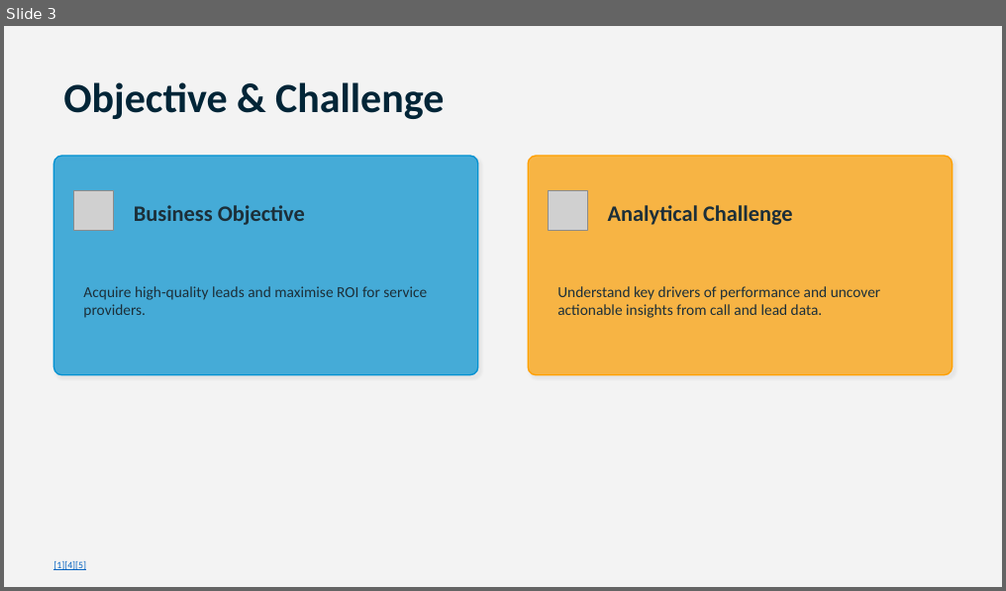
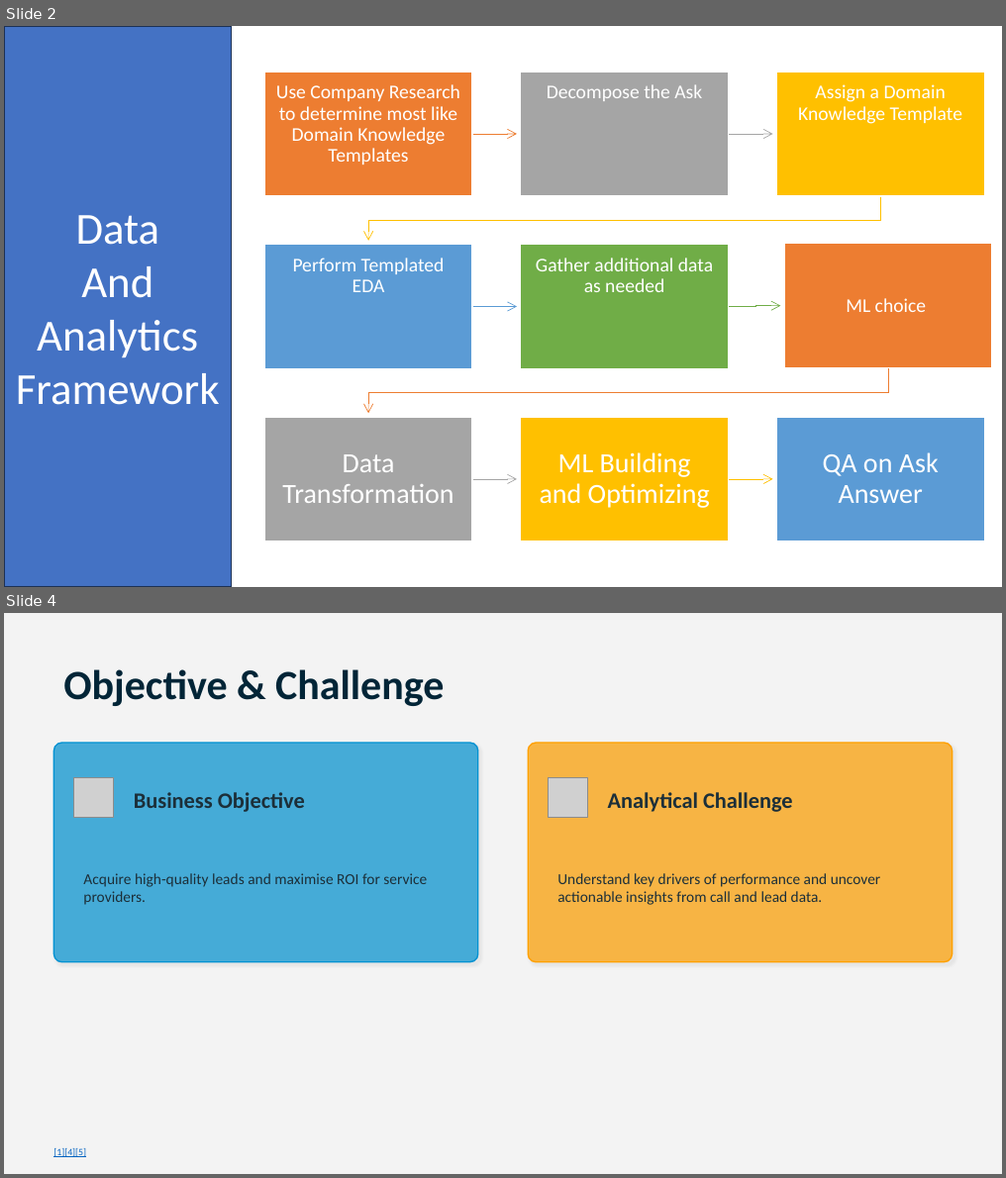
Before and after one commit to tomseeber/elocal_analysis, a slide deck: docs/prep_work/presnation.pptx. Shown one above the other, each under a label of ours: slide 3 before the commit, slides 2 and 4 after it; the slides between them are not shown. The pictures are 1006x591 and 1006x1178 pixels, drawn with LibreOffice and Linux fonts; fonts in the diff are those of the drawing; grey boxes stand for pictures. Boxes give left, top, right and bottom in pixels: in the first picture for what was removed or moved away, otherwise in the second. Text is boxed around its words. In the diff, an @@ line names an element or a change of style, - is before the commit and + after.

```diff
--- a/docs/prep_work/presnation.pptx
+++ b/docs/prep_work/presnation.pptx
@@ slide 2 added at box(4, 26, 1002, 587), background #FFFFFF @@
@@ rectangle added at box(4, 26, 232, 586), fill #4472C4, outline #1E3256 1 pt, 32 pt, text #FFFFFF @@
+Data
+And
+Analytics
+Framework
@@ group added at box(264, 72, 993, 542): 9 rectangles, 9 texts, 8 freeform shapes @@
+Use Company Research to determine most like Domain Knowledge Templates
+Decompose the Ask
+Assign a Domain Knowledge Template
+Perform Templated EDA
+Gather additional data as needed
+ML choice
+Data Transformation
+ML Building and Optimizing
+QA on Ask Answer
@@ what was slide 3 is now slide 4 @@
```
Also in this commit, not shown: 1 other slide added, 1 slide removed, 6 other files.
